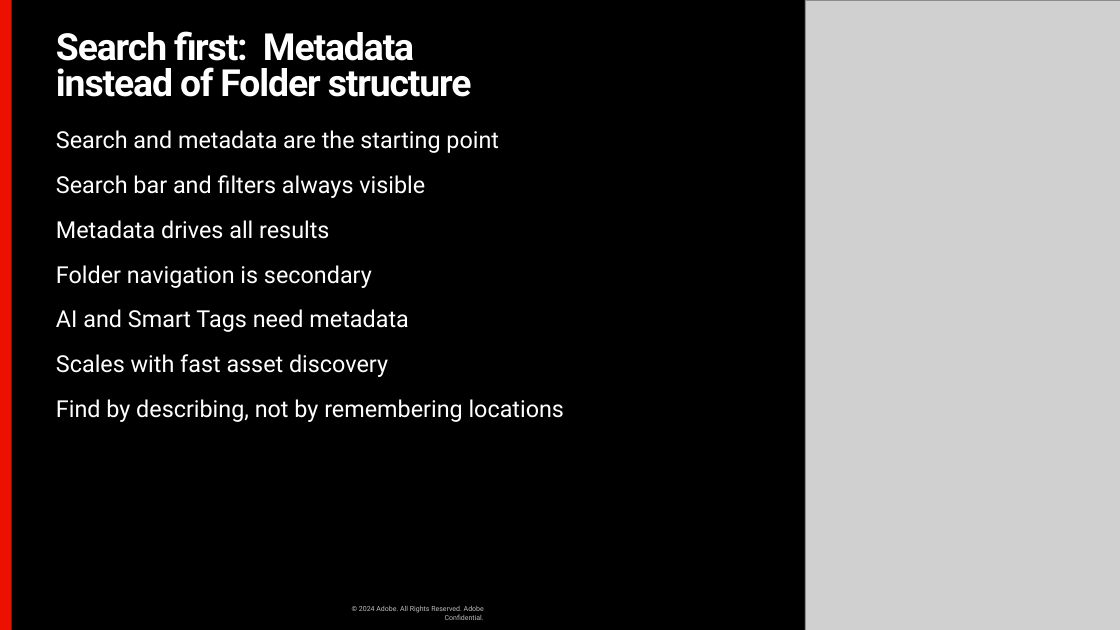
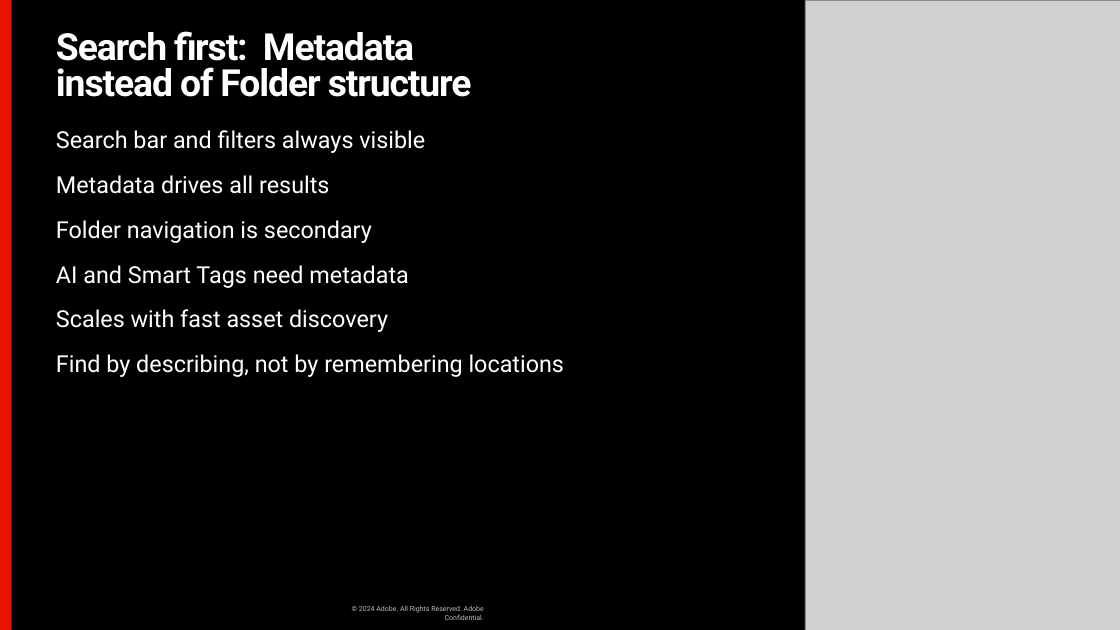
Before and after one commit to rfreemo/accelerator-aem-work-with-assetsview, a slide deck: slide 30 of presentation/aem-assets-working-assetsview.pptx (slide 26 before the commit). Drawn at 1120x630 pixels with LibreOffice and Linux fonts; fonts in the diff are those of the drawing; grey boxes stand for pictures; background and template pictures are left out. Boxes give left, top, right and bottom in pixels: in the first picture for what was removed or moved away, otherwise in the second. Text is boxed around its words. In the diff, an @@ line names an element or a change of style, - is before the commit and + after.

```diff
--- a/presentation/aem-assets-working-assetsview.pptx
+++ b/presentation/aem-assets-working-assetsview.pptx
@@ text at [56,130,499,153]: paragraph removed @@
-Search and metadata are the starting point
```
Also in this commit, not shown: 23 other slides changed, 8 slides added, 2 other files.
